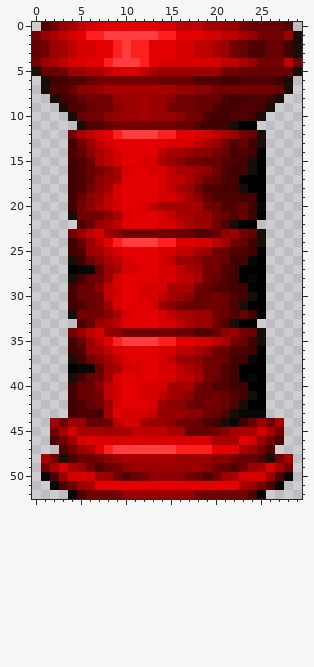
Pixel-art sprite, stored at sprites/col3a0.png. The first picture shows the starting point.
The file is 30x53 pixels.
After:
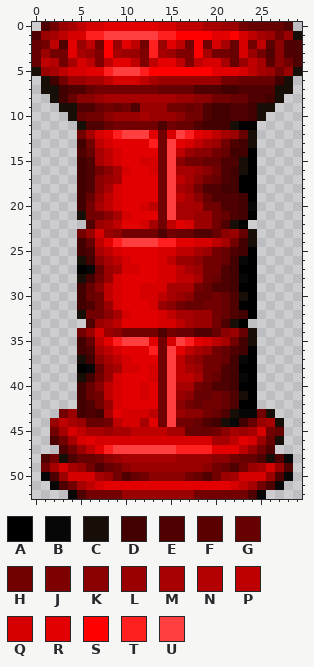
Palette (. is transparent): A #000000  B #070707  C #170f07  D #430000  E #4f0000  F #5b0000  G #670000  H #730000  J #7f0000  K #8b0000  L #9b0000  M #a70000  N #b30000  P #bf0000  Q #d70000  R #e30000  S #ff0000  T #ff1f1f  U #ff3f3f
Diff:
@@ x 0..29 @@
  0 .EHLMPQQRRRRRRQQPPPMMLLHGGGGE.
- 1 HLMPQRTTUUUUUUTTRRRQQPPMLHHHLC
- 2 GHLMPQQRRTUTTRRRQQPPMLHGEEGGDC
- 3 GHLMPQQRRTUTTRRRQQPPMLHGEEGGDC
- 4 HLMPQQRRTUUUTRQQQQQQQPPMLHHHPH
- 5 CGGHLLMMPQQQPMLLLLLLLHHGGGGGGC
- 6 .CDDEEGHHHHHHHGGGGEEEDDEEEEDC.
- 7 .CEEGKKLMMMMMMMMLLKKHHHHHHHGC.
- 8 ..CDEGHHHLLLMLLKHHGGGEDDEEDC..
- 9 ...CEEGHHKLLMLLHHHGGEDDEEDC...
+ 1 ELMPQQTTUUUUUUTTSSSSRRSQPMLHLC
+ 2 GHPERLPHSLRPHTLRPHSHQMGQHPFKEE
+ 3 GLHHRMLJSMLLJTMLJJSMHHGQLHEKEE
+ 4 GPNHMQPJPRRPJPRRPJPQQMGLPMFKHE
+ 5 CLMPQQRRTUUUTSSSSSSSRRRQPMLHLC
+ 6 .CDHLLMMPQQQPMLLLLLLLHHGGGGDC.
+ 7 .CCDEEGHHHHHHHGGGGEEEDDEEEECC.
+ 8 ..CDGKKLMMMMMMMMLLKKHHGGEEDC..
+ 9 ...CCEEGHGHELLLHHGHEDDEEDCC...
 10 ....CGHHKLLLMLLLKHHEDDEEDC....
-11 .....CEEGHHHHHHHGGEDDDCAA.....
-12 ....HMPQRTUUUUTTRRQQPMLHGC....
-13 ....DHLPQRRRRRRQQQPMLHEGDC....
-14 ....EGKMPQRRRRPMMLKKHGDEDA....
-15 ....DEGMPQRRQQMLKHHGGEEDCA....
-16 ....DEGHKMQRRQQPMMLKHEDDCA....
-17 ....DEGKLMRRRRQPPMKHGEDAAA....
-18 ....DEHKMQRRRRQPMLHEEDDCAA....
-19 ....DGKLPQRRRRQQPMKGEEEDDA....
-20 ....DHKMPQRRQPMMMMMHHEEGDB....
-21 ....CHHHKMQRRRQPMMLLHGEGDA....
-22 .....EGLMPRRRRQQPMLLHECAA.....
-23 ....HLPQLKHHHHHHGGEEGKLHGC....
-24 ....DGLPRTUUUUTTRRQQPMHGDC....
-25 ....DELMPQRRRRQQPPMLHGEEDA....
-26 ....CDHKMPQRRRQPLLKHHGDDBA....
-27 ....ABBGLMQQRRQQPMLHHEDAAA....
-28 ....CDGHLQRRRRQQPPMHGEDABA....
-29 ....DGGKPQRRQQQMMMHGEEDDAA....
-30 ....DGGHPQRRQQPMLKGGHGEDCA....
-31 ....DEGHLQRRRQLKHGGHHGECAA....
-32 ....CHHHKMQRRRQPMMLLHGEGDA....
-33 .....EGLMPRRRRQQPMLLHECAA.....
-34 ....HLPQLKHHHHHHGGEEGKLHGC....
-35 ....DGLPRTUUUUTTRRQQPMHGDC....
-36 ....DELMPQRRRRQQPPMLHGEEDA....
-37 ....CDHKMPQRRRQPLLKHHGDDBA....
-38 ....ABBGLMQQRRQQPMLHHEDAAA....
-39 ....CDGHLQRRRRQQPPMHGEDABA....
-40 ....DGGKPQRRQQQMMMHGEEDDAA....
-41 ....DGGHPQRRQQPMLKGGHGEDCA....
-42 ....DEGHLQRRRQLKKHGHHGECAA....
-43 ....DEEDMRQQQPLLLKKHGECBBB....
-44 ..MHLLGGHPQQMLLKHHGEDCBDGLHM..
-45 ..HMQMMMLMMPPPPMMGGGHKMMMQMH..
-46 ..EHLQRQQQQQQQQQQQQQMMMRQLHE..
-47 ...EHLMRTUUUUUUUTTTTRRRMLHE...
-48 .MHCEGGHKLMMMMMMLLLLKKHGGECHM.
-49 .HMQMLHEGHKLLLLLLLLKHGEHLMQMH.
+11 .....CEEGHHHHHEHGGEDDDCAA.....
+12 .....HMQRTUUURHQUTRQPMLGC.....
+13 .....DHPQRRRRTHURQPMLHEDC.....
+14 .....EGMPQRRRRHUPLKKHGDDA.....
+15 .....DEMPQRRQQHUKHHGGEECA.....
+16 .....DEHKMQRRQHUMMLKHEDCA.....
+17 .....DEKLMRRRRHUPMKHGEDAA.....
+18 .....DEKMQRRRRHUMLHEEDDAA.....
+19 .....DGLPQRRRRHUPMKGEEEDA.....
+20 .....DHMPQRRQPHUMMMHHEEDB.....
+21 .....CHHKMQRRRHUMMLLHGEDA.....
+22 ......ELMPRRQMHPRQLLHECA......
+23 .....HLQLKHHHHEHGGEEGKLGC.....
+24 .....DGPRTUUUUTTRRQQPMHDC.....
+25 .....DEMPQRRRRQQPPMLHGEDA.....
+26 .....CDKMPQRRRQPLLKHHGDBA.....
+27 .....ABGLMQQRRQQPMLHHEDAA.....
+28 .....CDHLQRRRRQQPPMHGEDBA.....
+29 .....DGKPQRRQQQMMMHGEEDAA.....
+30 .....DGHPQRRQQPMLKGGHGECA.....
+31 .....DEHLQRRRQLKHGGHHGEAA.....
+32 .....CHHKMQRRRQPMMLLHGEDA.....
+33 ......ELMPRRRRQQPMLLHECA......
+34 .....HLQLKHHHHEHGGEEGKLGC.....
+35 .....DGPRTUUURHQUTRQPMHDC.....
+36 .....DEMPQRRRTHURPMLHGEDA.....
+37 .....CDKMPQRRRHUPLKHHGDBA.....
+38 .....ABGLMQQRQHUPMLHHEDAA.....
+39 .....CDHLQRRRQHUPPMHGEDBA.....
+40 .....DGKPQRRQRHUMMHGEEDAA.....
+41 .....DGHPQRRQRHULKGGHGECA.....
+42 .....DEHLQRRRRHUKHGHHGEAA.....
+43 ...HLDEDMRQQQPHULKKHGECBBHC...
+44 ..LPMLGGHPQQMRHUHHGEDCBDGLMC..
+45 ..HMQPMMLMMPPPPMMGGGHKMLMQHG..
+46 ..EHMQRQQQQQQQQQQQQQMMPRQLGC..
+47 ...EHLPRTUUUUUUUTTTTRRRPLHE...
+48 .EHCEGGHKLMMMMMMLLLLKKHGGECEB.
+49 .HMQMLHEGHKLLLLLLLLKHGEHLMQLE.
 50 .BELQQQMLHEGHKKKKHGEHLMQQQLEB.
-51 ..BEHLMRRRRRRRRRRRRRRRRMLHEB..
+51 ..BEHMPQRRRRRRRRRRRRRRQPMHEB..
 52 ....BEHHHHLLLLLLLLHHHHHHEB....
Where, in picture pixels (left, top, right, bottom), the same in both pictures:
changed: (32, 31, 302, 490)
